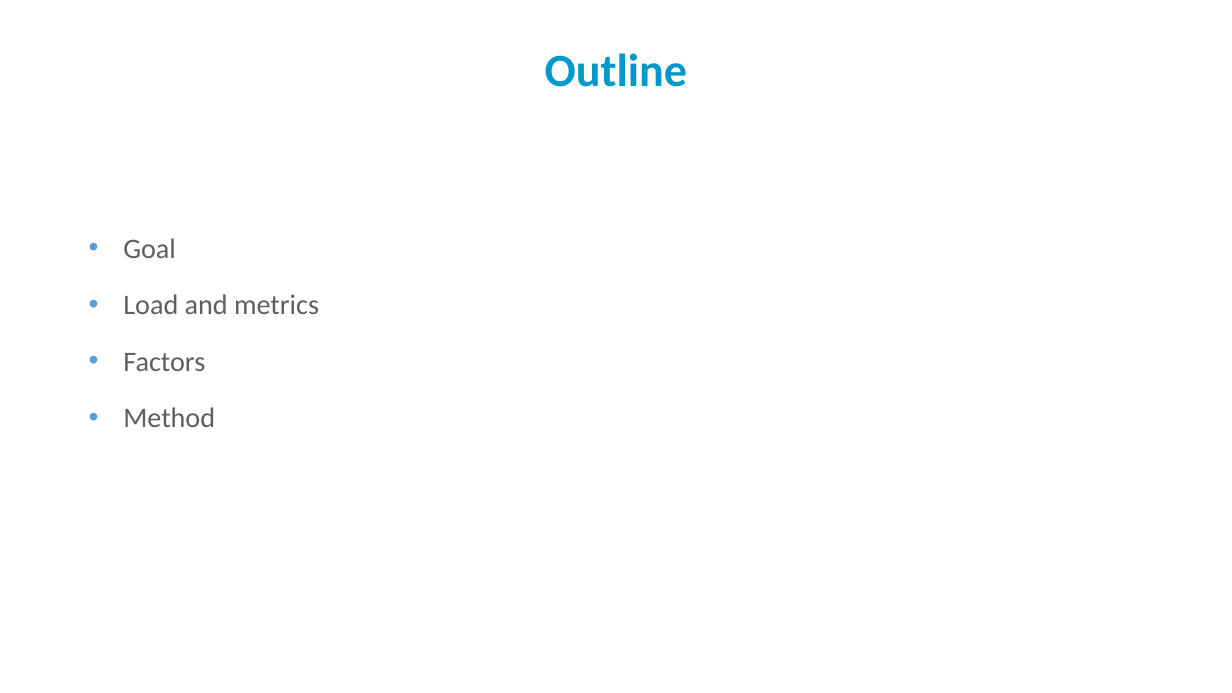
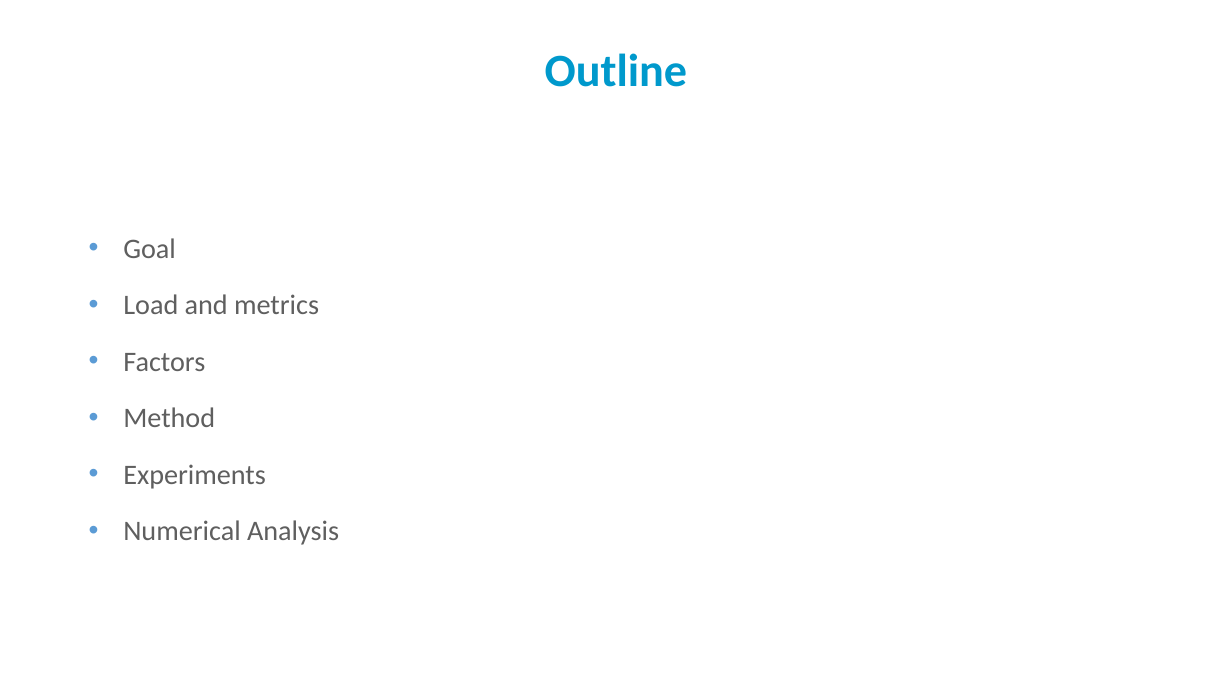
Before and after one commit to PatrickAndrade/top2developers, a slide deck: slide 2 of Perf Eval - Premiere presentation.pptx. Drawn at 1232x693 pixels with LibreOffice and Linux fonts; fonts in the diff are those of the drawing; background and template pictures are left out. Boxes give left, top, right and bottom in pixels: in the first picture for what was removed or moved away, otherwise in the second. Text is boxed around its words. In the diff, an @@ line names an element or a change of style, - is before the commit and + after.

Commit message:
Improve outline of presentation

```diff
--- a/Perf Eval - Premiere presentation.pptx
+++ b/Perf Eval - Premiere presentation.pptx
@@ text at (123,464,339,545): paragraphs added @@
+• Experiments
+• Numerical Analysis
```
